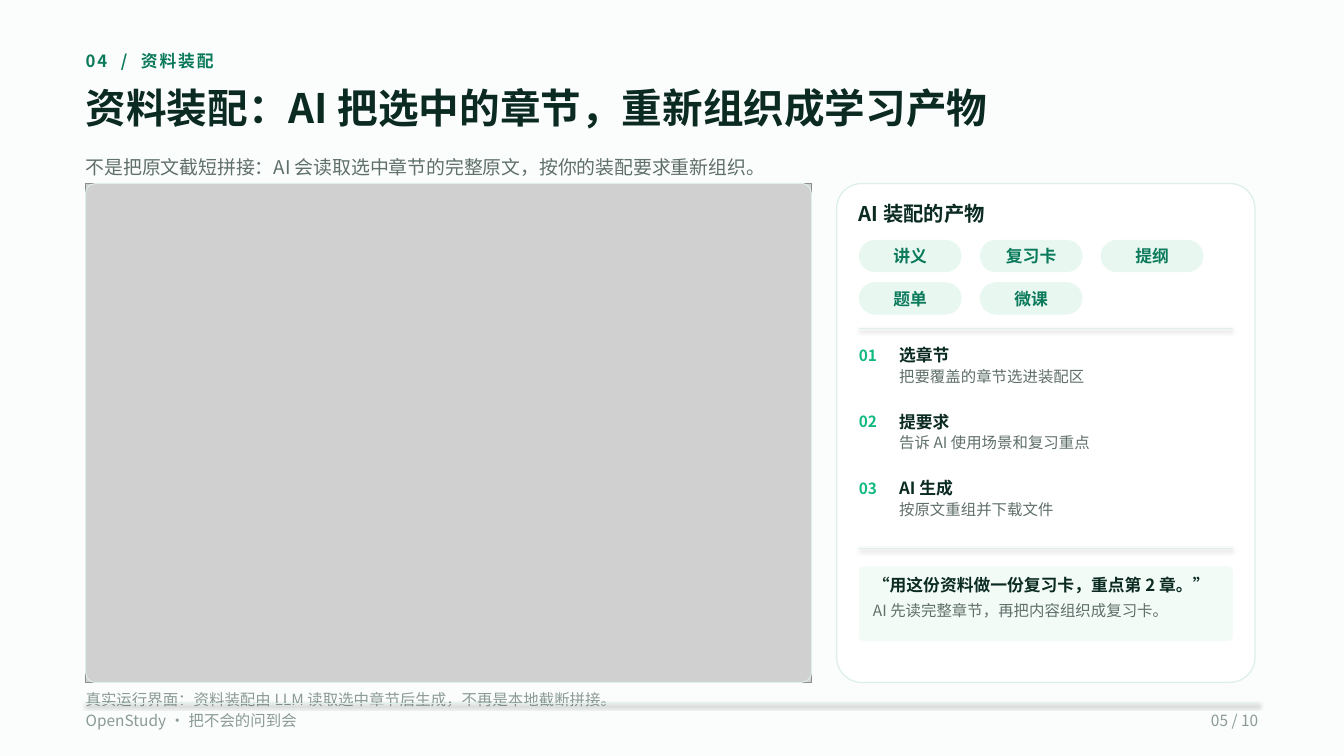
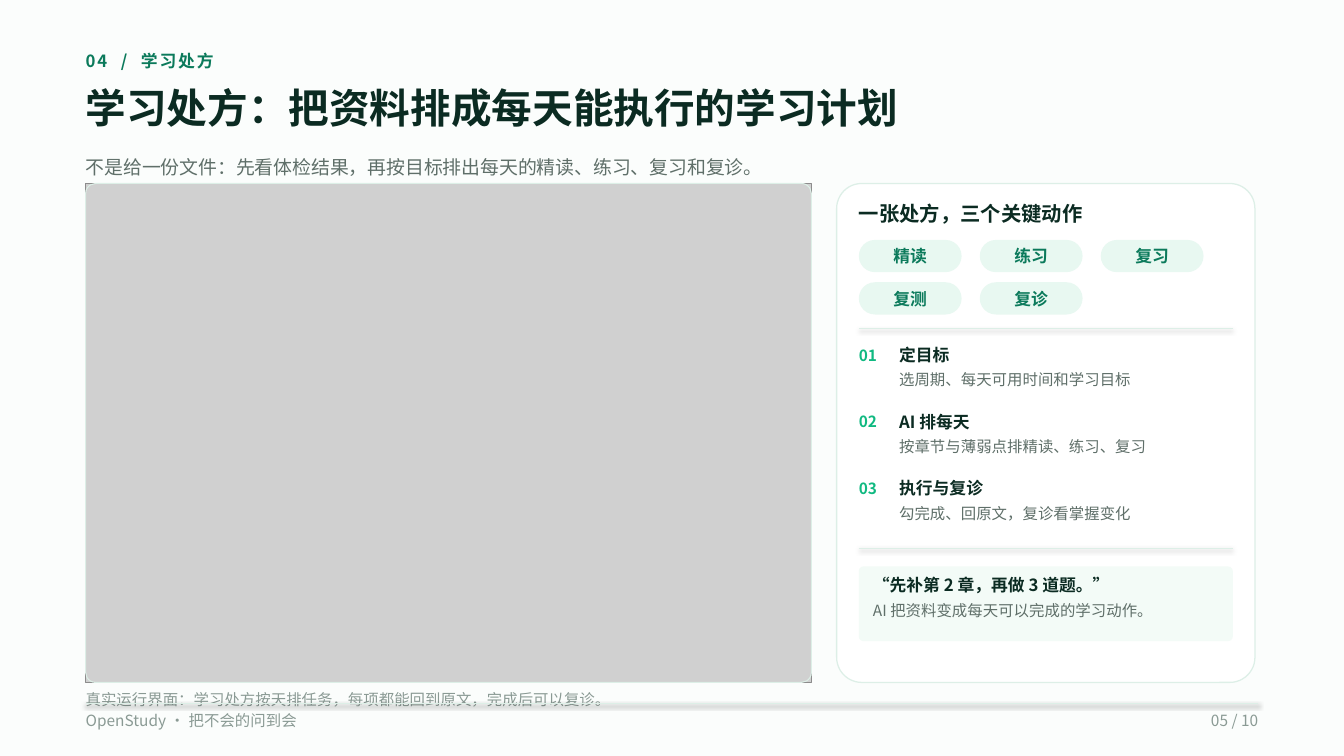
Before and after one commit to wufeng1234567/openstudy-fastapi-ts, a slide deck: slide 5 of doc/competition/OpenStudy-10页-V3-码道版.pptx. Drawn at 1344x756 pixels with LibreOffice and Linux fonts; fonts in the diff are those of the drawing; grey boxes stand for pictures. Boxes give left, top, right and bottom in pixels: in the first picture for what was removed or moved away, otherwise in the second. Text is boxed around its words. In the diff, an @@ line names an element or a change of style, - is before the commit and + after.

Commit message:
feat: 资料诊疗室新增学习处方，修复公式导出

```diff
--- a/doc/competition/OpenStudy-10页-V3-码道版.pptx
+++ b/doc/competition/OpenStudy-10页-V3-码道版.pptx
@@ text at [86, 52, 214, 69]: text changed @@
-04 / 资料装配
+04 / 学习处方
@@ text at [86, 88, 898, 127]: text changed @@
-资料装配：AI 把选中的章节，重新组织成学习产物
+学习处方：把资料排成每天能执行的学习计划
@@ text at [86, 158, 763, 176]: text changed @@
-不是把原文截短拼接：AI 会读取选中章节的完整原文，按你的装配要求重新组织。
+不是给一份文件：先看体检结果，再按目标排出每天的精读、练习、复习和复诊。
@@ text at [859, 203, 1083, 224]: text changed @@
-AI 装配的产物
+一张处方，三个关键动作
@@ text in rounded rectangle at [893, 245, 927, 267]: text changed @@
-讲义
+精读
@@ text in rounded rectangle at [1014, 247, 1048, 264]: text changed @@
-复习卡
+练习
@@ text in rounded rectangle at [1135, 248, 1169, 264]: text changed @@
-提纲
+复习
@@ text in rounded rectangle at [893, 291, 927, 307]: text changed @@
-题单
+复测
@@ text in rounded rectangle at [1014, 291, 1048, 307]: text changed @@
-微课
+复诊
@@ text at [899, 346, 949, 363]: text changed @@
-选章节
+定目标
@@ text at [899, 372, 1130, 386]: text changed @@
-把要覆盖的章节选进装配区
+选周期、每天可用时间和学习目标
@@ text at [899, 413, 969, 430]: text changed @@
-提要求
+AI 排每天
@@ text at [899, 439, 1146, 453]: text changed @@
-告诉 AI 使用场景和复习重点
+按章节与薄弱点排精读、练习、复习
@@ text at [899, 479, 983, 496]: text changed @@
-AI 生成
+执行与复诊
@@ text at [899, 506, 1130, 521]: text changed @@
-按原文重组并下载文件
+勾完成、回原文，复诊看掌握变化
@@ text at [873, 576, 1109, 593]: text changed @@
-“用这份资料做一份复习卡，重点第 2 章。”
+“先补第 2 章，再做 3 道题。”
@@ text at [873, 603, 1152, 617]: text changed @@
-AI 先读完整章节，再把内容组织成复习卡。
+AI 把资料变成每天可以完成的学习动作。
@@ text at [86, 692, 611, 707]: text changed @@
-真实运行界面：资料装配由 LLM 读取选中章节后生成，不再是本地截断拼接。
+真实运行界面：学习处方按天排任务，每项都能回到原文，完成后可以复诊。
```
Also in this commit, not shown: 3 other slides changed, 18 other files.
